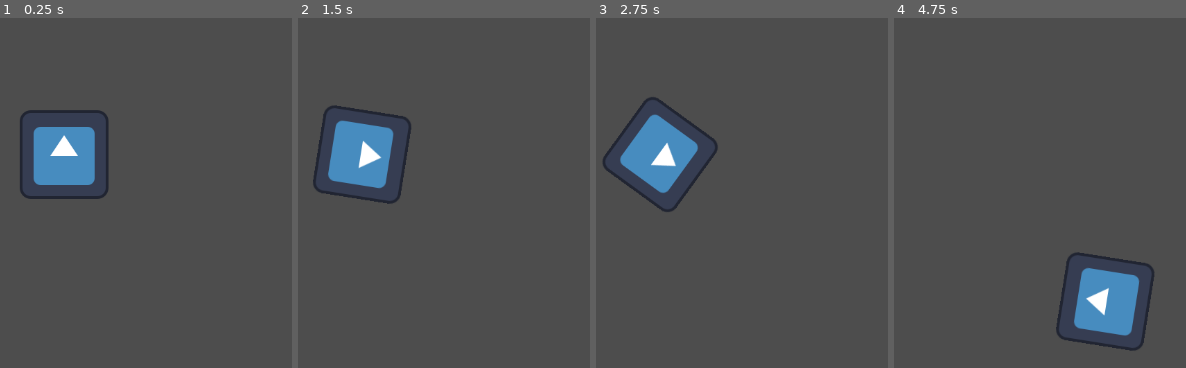
Above: before the commit, frames 1-4 (left to right).
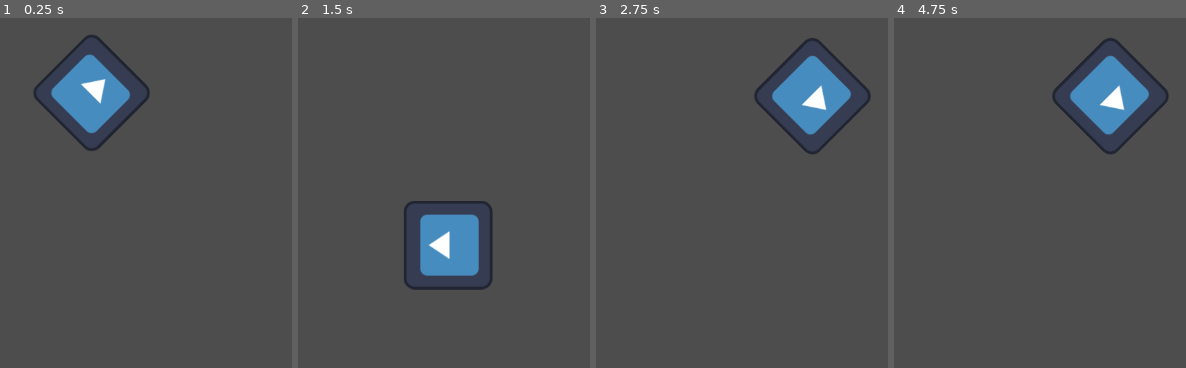
Above: after the commit, the same moments.

Repository: HandrewOltenish/Godot_Projects
Game: Godot game, scene res://sprite_2d.tscn
Same seed, same stepped clock (60 frames per second), same inputs: the game is played once before the commit and once after it. The engine's default icon, where the game draws it, is replaced by a stand-in: a white triangle on a blue panel in a dark square.
Inputs:
- Up to frame 1 (0.25 s): no input
- Up to frame 2 (1.5 s): hold Right (ui_right) 0.53-1.28 s; hold Left (ui_left) from 1.28 s (still down)
- Up to frame 3 (2.75 s): release Left (ui_left) at 2.03 s; hold Right (ui_right) from 2.03 s (still down)
- Up to frame 4 (4.75 s): release Right (ui_right) at 2.78 s; hold Up (ui_up) 2.78-3.53 s; hold Left (ui_left) from 3.53 s (still down)

The runs differ from the first frame. In frame 1, 8.6% of the frame differs, in the area x 6-52%, y 4-52%; in frame 2, 9.1%; in frame 3, 9.2%, in the area x 2-95%, y 5-56%; in frame 4, 9.2%.
Error after the commit: Invalid access to property or key 'timeout' on a base object of type 'null instance'. (res://sprite_2d.gd:17)

Commit message:
Added signal to my-first-script

Diff:
--- /dev/null
+++ b/my-first-script/node_2d.tscn
@@ -0,0 +1,19 @@
+[gd_scene load_steps=2 format=3 uid="uid://fpu40ahb3q5i"]
+
+[ext_resource type="PackedScene" uid="uid://da20s227113s2" path="res://sprite_2d.tscn" id="1_0tyyd"]
+
+[node name="Node2D" type="Node2D"]
+
+[node name="Sprite2D" parent="." instance=ExtResource("1_0tyyd")]
+
+[node name="Timer" type="Timer" parent="Sprite2D"]
+autostart = true
+
+[node name="Button" type="Button" parent="."]
+offset_left = 467.0
+offset_top = 198.0
+offset_right = 659.0
+offset_bottom = 269.0
+text = "Toggle Motion"
+
+[connection signal="pressed" from="Button" to="Sprite2D" method="_on_button_pressed"]
--- a/my-first-script/sprite_2d.gd
+++ b/my-first-script/sprite_2d.gd
@@ -3,14 +3,18 @@
 var angular_speed = PI
 
 func _process(delta):
-	var direction = 0
-	if Input.is_action_pressed("ui_left"):
-		direction = -1
-	if Input.is_action_pressed("ui_right"):
-		direction = 1
-	rotation += angular_speed * direction * delta
-	var velocity = Vector2.ZERO
-	if Input.is_action_pressed("ui_up"):
-		velocity = Vector2.UP.rotated(rotation) * speed
+	rotation += angular_speed * delta
+	var velocity = Vector2.UP.rotated(rotation) * speed
 
 	position += velocity * delta
+
+
+func _on_button_pressed():
+	set_process(not is_processing())
+
+func _ready():
+	var timer = get_node("Timer")
+	timer.timeout.connect(_on_timer_timeout)
+
+func _on_timer_timeout():
+	visible = not visible
